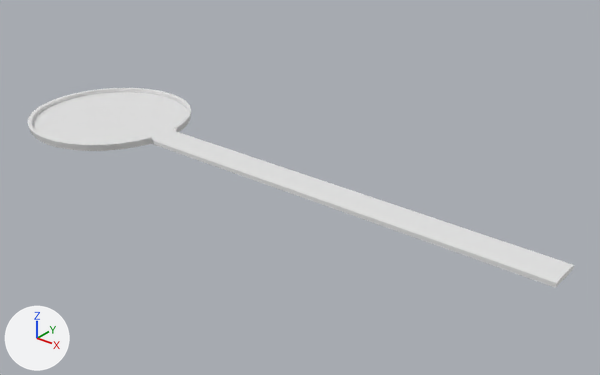
The Blender file Content/Geometry/Stage.blend: old version first, new version second.
One viewpoint serves both versions: a 50 mm camera at (167.0, -129.3, 78.9) aimed at (60.0, 4.5, -4.0). The lights are fixed; the arrows at lower left show +X, +Y and +Z.
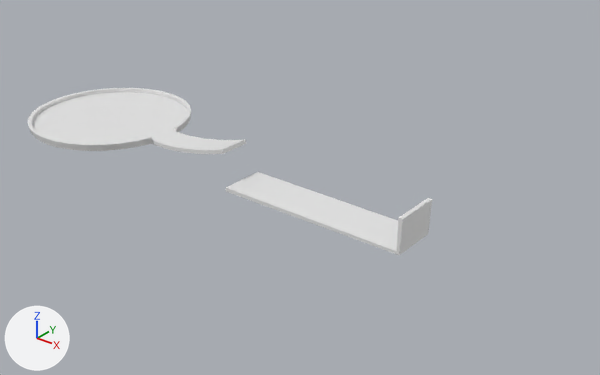
Pixel boxes (x1, y1, x2, y2) of what changed, in the pictures (600 x 375 px):
'Cylinder', reshaped (26% narrower, 16% shorter): before (27, 88, 574, 288); after (27, 88, 432, 255)
part 1 of me_cylinder, built on: before (169, 136, 574, 288); after (169, 136, 432, 255)

Patch to the scene script:
```diff
--- a/Content/Geometry/Stage.blend.py
+++ b/Content/Geometry/Stage.blend.py
@@ me_cylinder @@
 me_cylinder.from_pydata(...)  # 66 vertices, 33 faces; spans x -20.0..124.4, y -20.0..20.0, z 0.0..1.0
 # used by ob_cylinder; location = (0.0, 0.0, 0.0)
 # verts and faces of me_cylinder; kept vertices keep their numbers, new ones are numbered from 66
 # before: 31 (24.4, -3.9, 0.0), 32 (24.4, 3.9, 0.0), 64 (124.4, -3.9, 0.0), 65 (124.4, 3.9, 0.0)
+# me_cylinder part 1
+delete_vertices([64, 65])  # with the faces that use them
+verts[66] = (44.1, -3.9, 3.9)
+verts[67] = (39.7, -3.9, 2.6)
+verts[68] = (26.9, -3.9, 0.2)
+verts[69] = (35.7, -3.9, 1.6)
+verts[70] = (31.0, -3.9, 0.7)
+for new, old in zip([*range(71, 76)], [*range(66, 71)]): verts[new] = verts[old] + (0.0, 7.8, 0.0)
+verts[76] = (46.2, -5.6, -4.4)
+verts[77] = (92.6, -5.6, -4.4)
+verts[78] = (92.6, -5.6, 3.1)
+for new, old in zip([79, 80, 81], [76, 77, 78]): verts[new] = verts[old] + (0.0, 11.1, 0.0)
+faces += [(31, 68, 73, 32), (67, 72, 74, 69), (69, 74, 75, 70), (68, 70, 75, 73), (66, 71, 72, 67), (76, 77, 80, 79)]
+faces += [(77, 78, 81, 80)]
```
